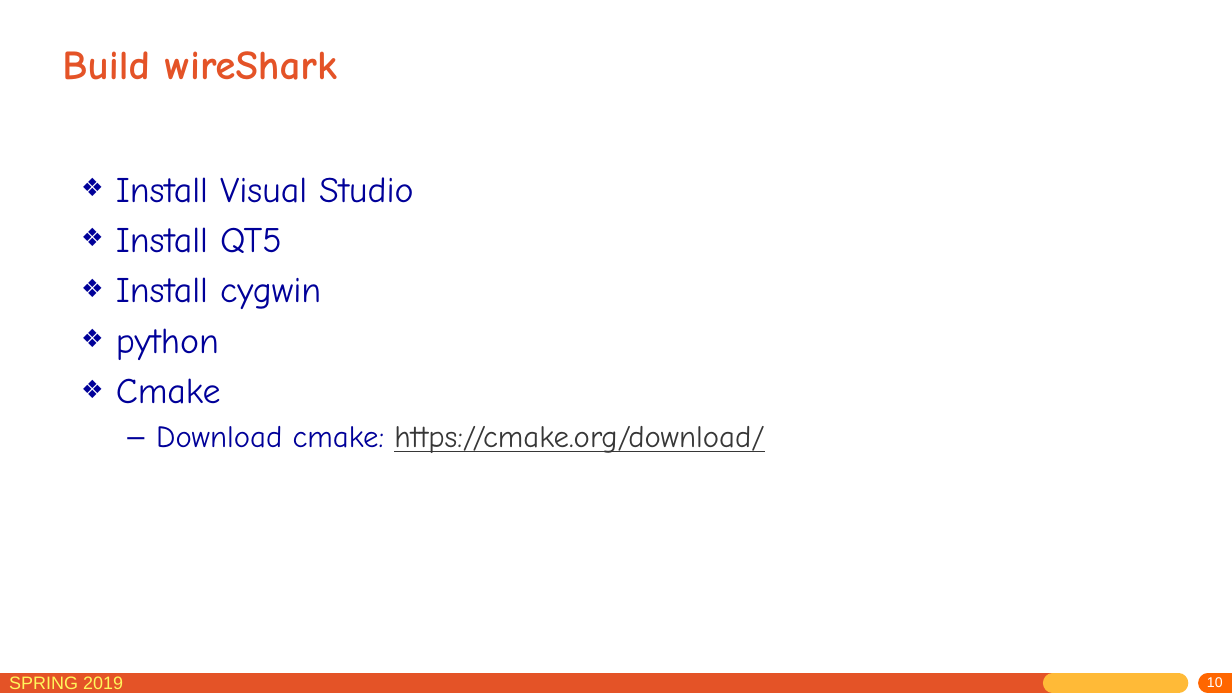
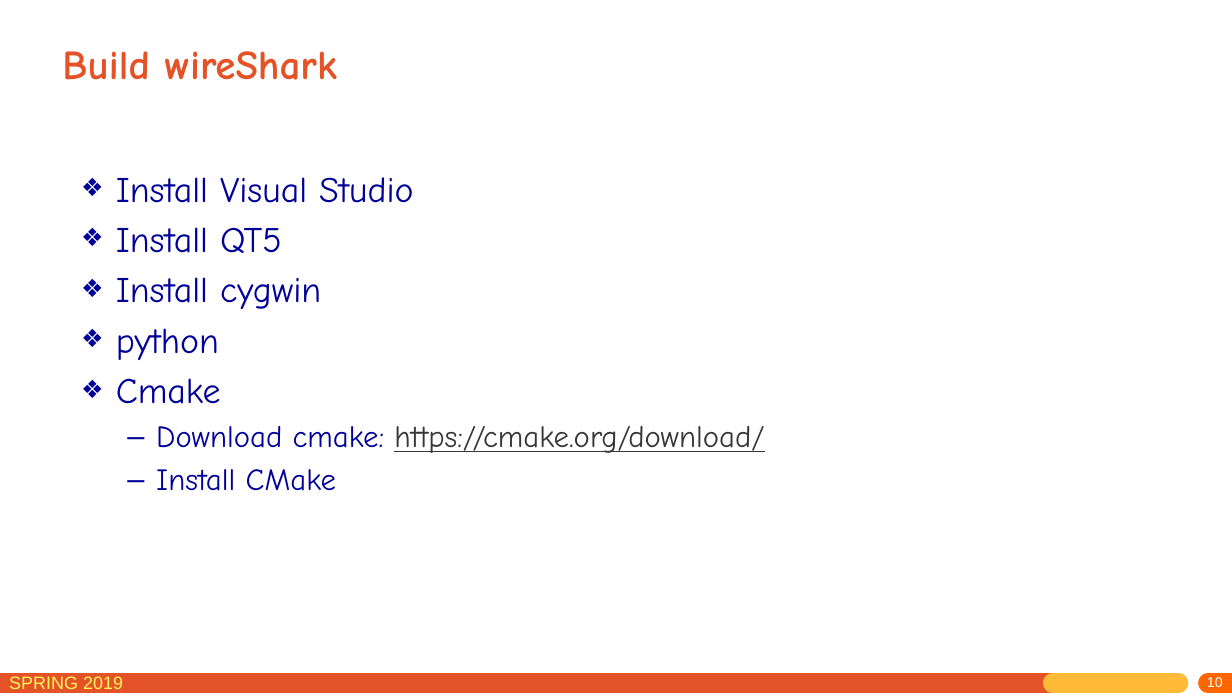
Before and after one commit to jichenghu/PPT_networkDistributed, a slide deck: slide 10 of lab_0.pptx. Drawn at 1232x693 pixels with LibreOffice and Linux fonts; fonts in the diff are those of the drawing. Boxes give left, top, right and bottom in pixels: in the first picture for what was removed or moved away, otherwise in the second. Text is boxed around its words. In the diff, an @@ line names an element or a change of style, - is before the commit and + after.

```diff
--- a/lab_0.pptx
+++ b/lab_0.pptx
@@ text at (156, 469, 336, 491): paragraph added @@
+  – Install CMake
```
Also in this commit, not shown: 4 slides added.
